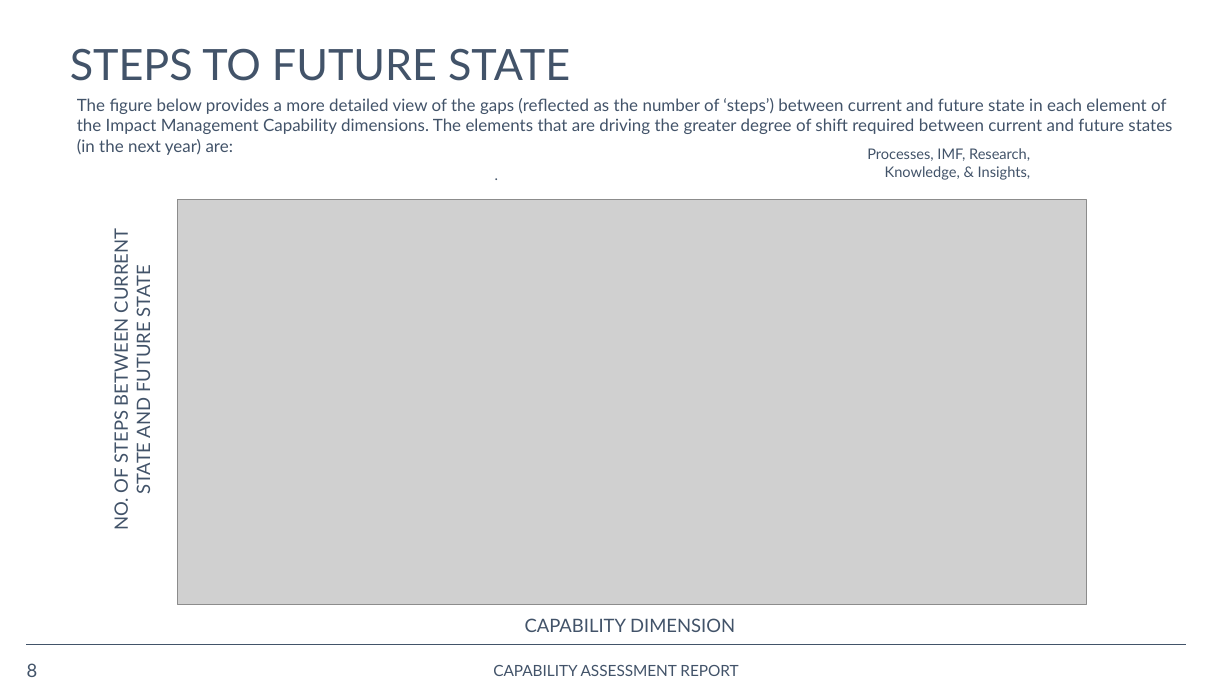
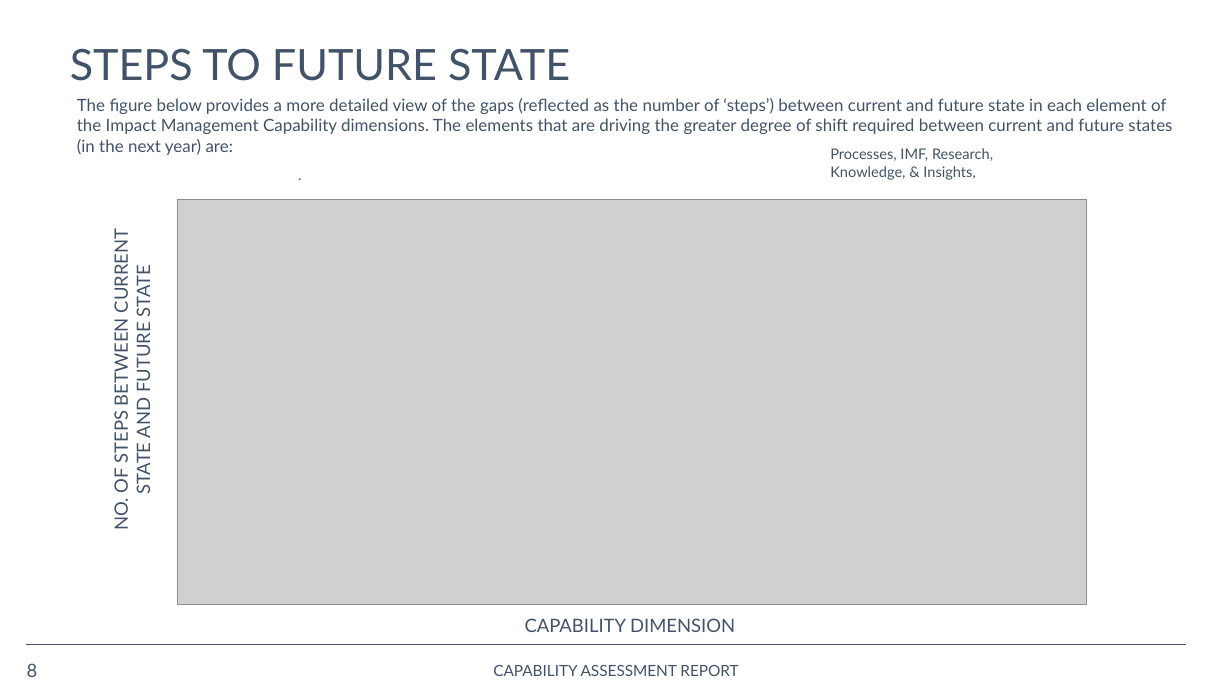
Before and after one commit to opus-meum/power-automate, a slide deck: slide 8 of Capability Assessment Report.pptx. Drawn at 1232x693 pixels with LibreOffice and Linux fonts; fonts in the diff are those of the drawing; grey boxes stand for pictures; background and template pictures are left out. Boxes give left, top, right and bottom in pixels: in the first picture for what was removed or moved away, otherwise in the second. Text is boxed around its words. In the diff, an @@ line names an element or a change of style, - is before the commit and + after.

```diff
--- a/Capability Assessment Report.pptx
+++ b/Capability Assessment Report.pptx
@@ text "Processes, IMF, Research, Knowledge, & ..." at (830, 148, 993, 180): alignment right to left @@
@@ text "." at (287, 161, 509, 216): alignment right to left @@
```
Also in this commit, not shown: 2 other slides changed, 12 other files.
